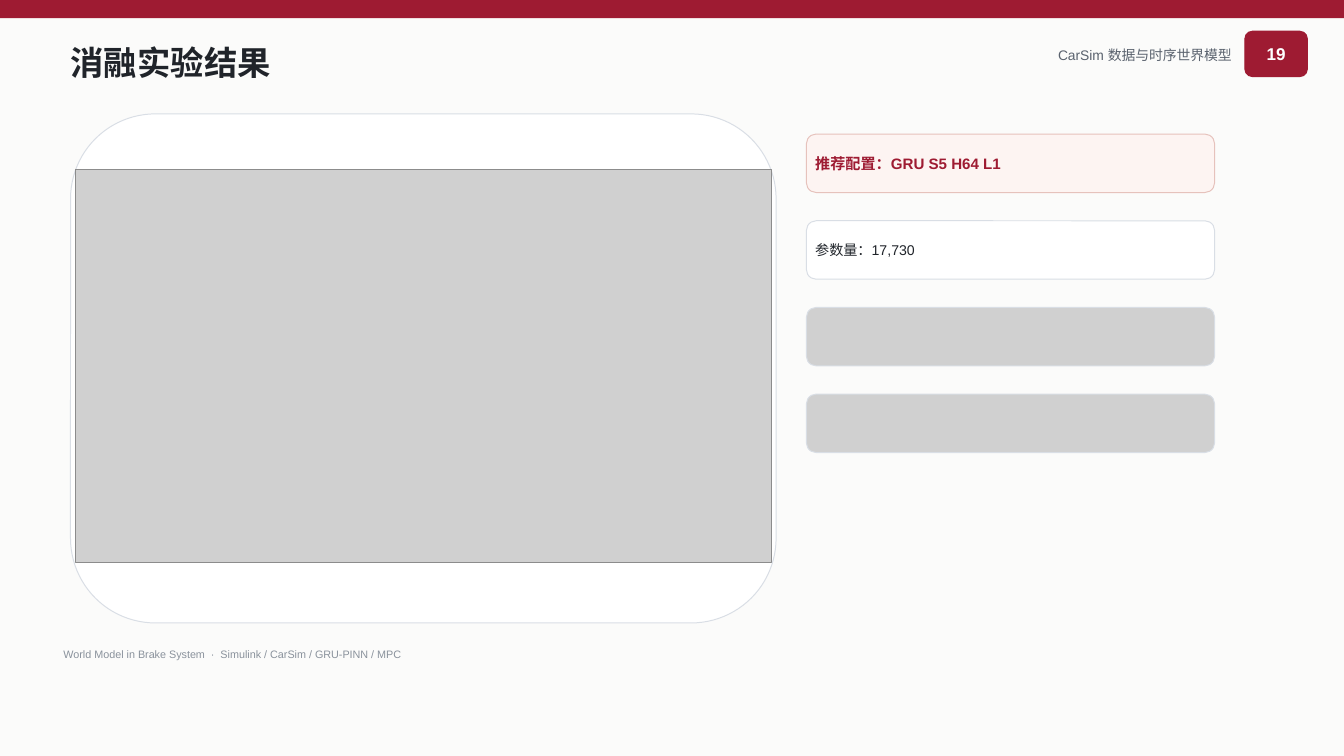
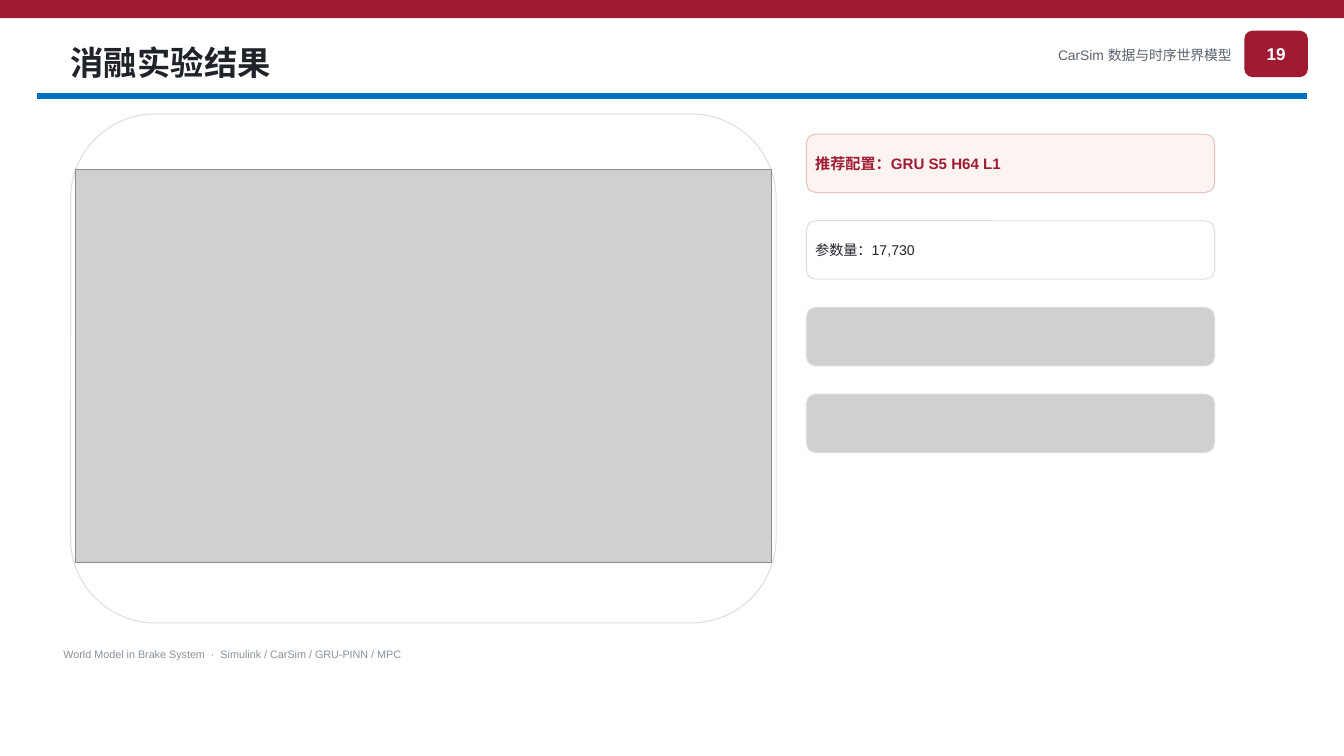
Before and after one commit to MrZang27/World-Model-in-Brake-System, a slide deck: slide 19 of docs/World_Model_Brake_System_30slide_中文模板_OMML.pptx. Drawn at 1344x756 pixels with LibreOffice and Linux fonts; fonts in the diff are those of the drawing; grey boxes stand for pictures; background and template pictures are left out. Boxes give left, top, right and bottom in pixels: in the first picture for what was removed or moved away, otherwise in the second. Text is boxed around its words. In the diff, an @@ line names an element or a change of style, - is before the commit and + after.

```diff
--- a/docs/World_Model_Brake_System_30slide_中文模板_OMML.pptx
+++ b/docs/World_Model_Brake_System_30slide_中文模板_OMML.pptx
@@ rectangle removed at (0, 0, 1344, 756) @@
@@ rectangle added at (37, 93, 1308, 99), fill #0070C0 @@
```
Also in this commit, not shown: 7 other slides changed, 5 other files.
